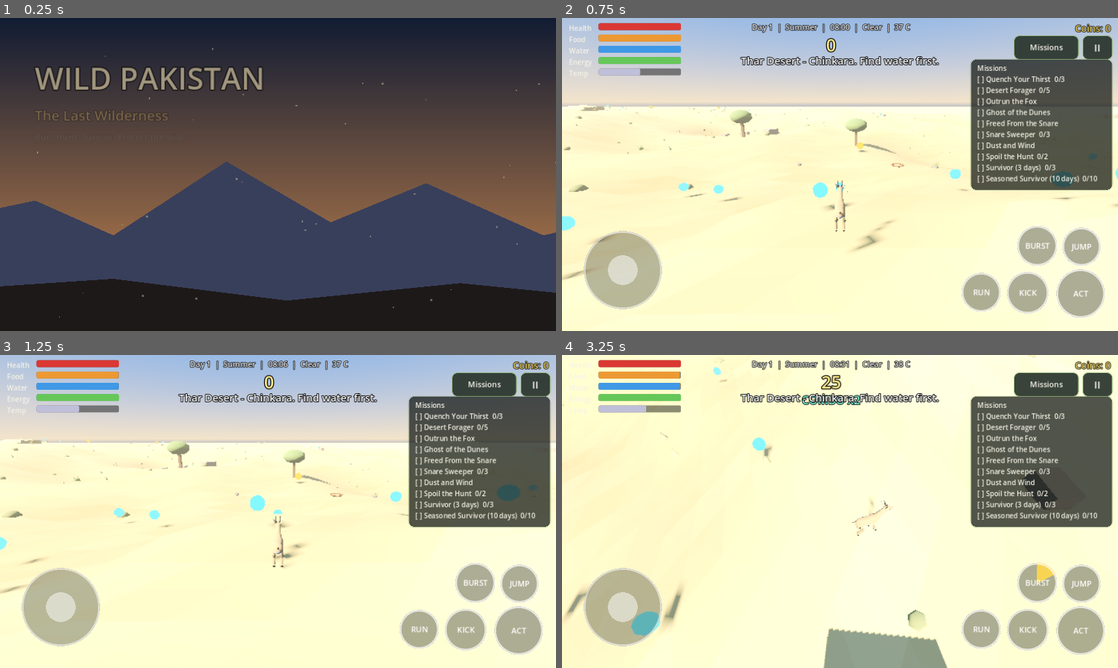
Above: before the commit, frames 1-4 (two rows, left to right).
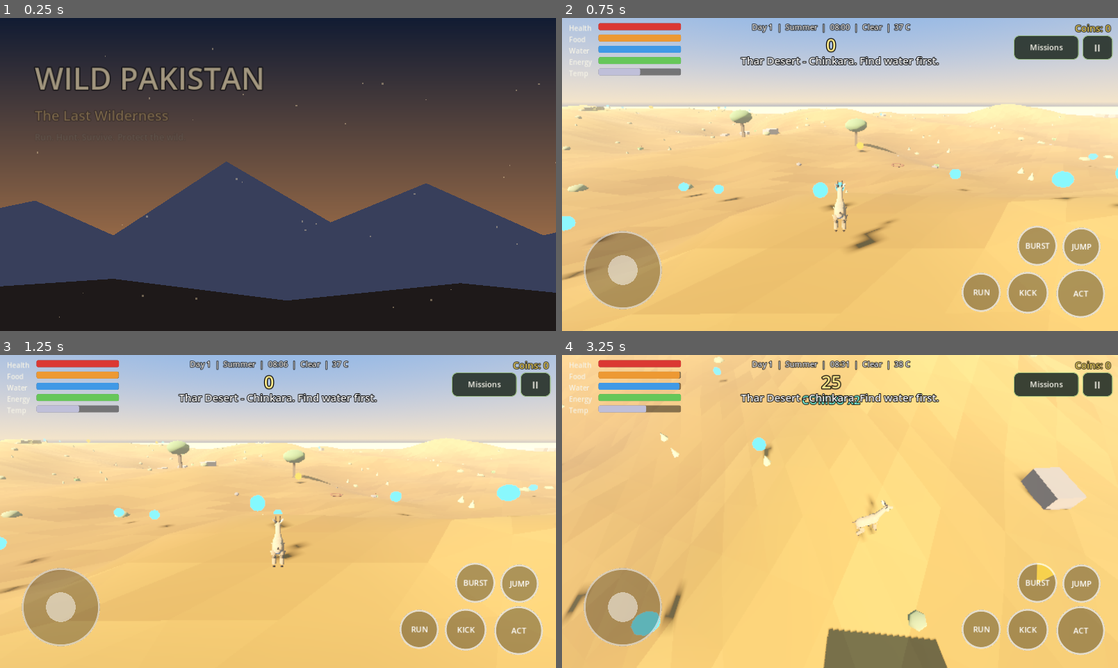
Above: after the commit, the same moments.

Repository: Talha2281/Wild-Pakistan
Game: Godot game, scene res://scenes/main_menu.tscn
Same seed, same stepped clock (60 frames per second), same inputs: the game is played once before the commit and once after it.
Inputs (mouse positions are in pixels of both pictures, inside the frame that each line leads up to):
- Up to frame 1 (0.25 s): no input
- Up to frame 2 (0.75 s): click "PLAY NOW" at 0.5 s
- Up to frame 3 (1.25 s): no input
- Up to frame 4 (3.25 s): tap Enter at 1.25 s; move the mouse to (962, 495) at 1.27 s; hold D (move_right) 1.28-2 s; tap Q (ability) at 1.35 s; click (962, 495) at 1.42 s; tap Space (jump) at 1.52 s; drag from (728, 527) to (812, 574) at 2.02 s; move the mouse to (895, 442) at 2.77 s; hold D (move_right) from 2.78 s (still down); tap E (interact) at 2.85 s

Frame 1 is identical in both runs. In frame 2, 73% of the frame differs, in the area x 0-100%, y 13-100%; in frame 3, 73%; in frame 4, 94%, in the area x 0-100%, y 0-100%.

Commit message:
Fix washed-out colours (sRGB vertex colours), autumn snow bug, hide missions panel, attach legs to body
Co-Authored-By: Claude Sonnet 5.5 <noreply@anthropic.com>
Claude-Session: https://claude.ai/code/session_01K5eLCCq4tbjkT1u2AZhtYG

Diff:
--- a/scripts/ui/hud.gd
+++ b/scripts/ui/hud.gd
@@ -175,6 +175,7 @@
 	_root.add_child(row)
 
 	_mission_panel = PanelContainer.new()
+	_mission_panel.visible = false
 	_mission_panel.anchor_left = 1.0
 	_mission_panel.anchor_right = 1.0
 	_mission_panel.offset_left = -340.0
--- a/scripts/world/animal_model.gd
+++ b/scripts/world/animal_model.gd
@@ -249,12 +249,13 @@
 	var upper_color := base.darkened(0.05)
 	var paws: bool = spec.get("paws", false)
 	var fst := MeshBuilder.start()
-	var fpts := [Vector3(0.0, 0.0, 0.0), Vector3(0.0, -leg_h * 0.5, 0.02), Vector3(0.0, -leg_h * 0.78, 0.0), Vector3(0.0, -leg_h + 0.03, -0.01)]
-	MeshBuilder.curve_tube(fst, fpts, t * 0.7, t * 0.3, upper_color, leg_color, 6)
+	var up := bh * 0.45
+	var fpts := [Vector3(0.0, up, 0.0), Vector3(0.0, 0.0, 0.0), Vector3(0.0, -leg_h * 0.5, 0.02), Vector3(0.0, -leg_h * 0.78, 0.0), Vector3(0.0, -leg_h + 0.03, -0.01)]
+	MeshBuilder.curve_tube(fst, fpts, t * 1.25, t * 0.32, upper_color, leg_color, 7)
 	_add_foot(fst, Vector3(0.0, -leg_h + 0.03, -0.01), t, paws, dark)
 	var bst := MeshBuilder.start()
-	var bpts := [Vector3(0.0, 0.0, 0.0), Vector3(0.0, -leg_h * 0.42, -t * 1.4), Vector3(0.0, -leg_h * 0.74, t * 1.1), Vector3(0.0, -leg_h + 0.03, 0.0)]
-	MeshBuilder.curve_tube(bst, bpts, t * 0.85, t * 0.3, upper_color, leg_color, 6)
+	var bpts := [Vector3(0.0, up, 0.0), Vector3(0.0, 0.0, 0.0), Vector3(0.0, -leg_h * 0.42, -t * 1.4), Vector3(0.0, -leg_h * 0.74, t * 1.1), Vector3(0.0, -leg_h + 0.03, 0.0)]
+	MeshBuilder.curve_tube(bst, bpts, t * 1.5, t * 0.32, upper_color, leg_color, 7)
 	_add_foot(bst, Vector3(0.0, -leg_h + 0.03, 0.0), t, paws, dark)
 
 	var lx := bw * 0.36
--- a/scripts/world/biome_terrain.gd
+++ b/scripts/world/biome_terrain.gd
@@ -14,9 +14,9 @@
 	up_amount = NORMAL.y;
 }
 void fragment() {
-	vec3 c = COLOR.rgb * tint;
+	vec3 c = pow(COLOR.rgb, vec3(2.2)) * tint;
 	float s = snow * smoothstep(0.55, 0.85, up_amount);
-	ALBEDO = mix(c, vec3(0.93, 0.95, 1.0), s);
+	ALBEDO = mix(c, pow(vec3(0.93, 0.95, 1.0), vec3(2.2)), s);
 	ROUGHNESS = 1.0;
 }
 """
--- a/scripts/world/environment_controller.gd
+++ b/scripts/world/environment_controller.gd
@@ -24,7 +24,7 @@
 	"spring": Color(0.97, 1.05, 0.95), "summer": Color(1.05, 1.0, 0.92),
 	"autumn": Color(1.08, 0.94, 0.8), "winter": Color(0.92, 0.96, 1.02),
 }
-const SNOW_BY_SEASON := {"spring": 0.35, "summer": 0.0, "autumn": 0.35, "winter": 1.0}
+const SNOW_BY_SEASON := {"spring": 0.0, "summer": 0.0, "autumn": 0.0, "winter": 1.0}
 
 var weather := "clear"
 var intensity := 0.0
--- a/scripts/world/mesh_builder.gd
+++ b/scripts/world/mesh_builder.gd
@@ -10,6 +10,7 @@
 	if _material == null:
 		_material = StandardMaterial3D.new()
 		_material.vertex_color_use_as_albedo = true
+		_material.vertex_color_is_srgb = true
 		_material.roughness = 0.95
 		_material.shading_mode = BaseMaterial3D.SHADING_MODE_PER_VERTEX
 	return _material
